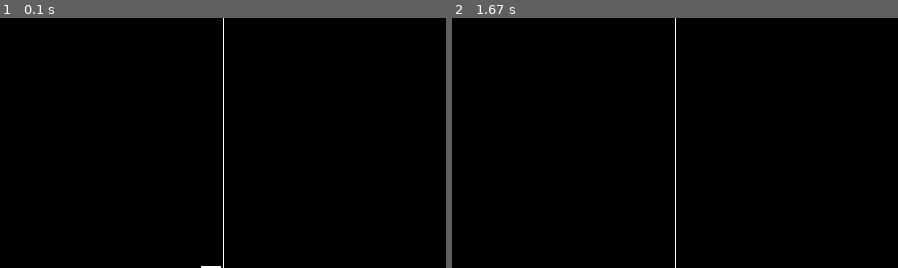
Above: before the commit, frames 1-2 (left to right).
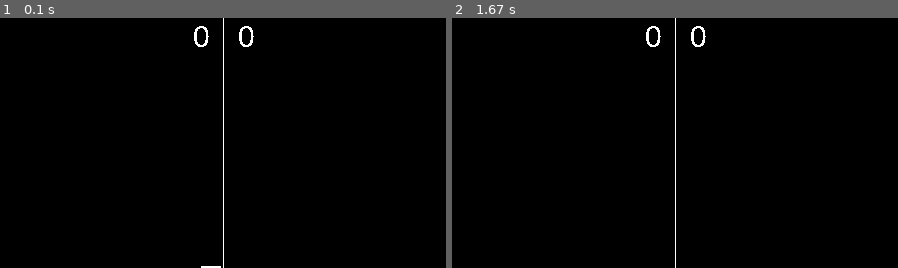
Above: after the commit, the same moments.

Repository: AugustoC3sar/Pong-Pygame
Game: pygame game, started from main.py
Same seed, same stepped clock (60 frames per second), same inputs: the game is played once before the commit and once after it.
Inputs:
- Up to frame 1 (0.1 s): no input
- Up to frame 2 (1.67 s): hold Up 0.33-0.8 s; hold Down 0.83-1.13 s; hold S 0.83-1.13 s; hold Up 1.17-1.53 s; hold W 1.17-1.53 s; hold Down from 1.57 s (still down); hold S from 1.57 s (still down)
The pictures show only the part of the screen within x 25-75%, y 1-51%; the shares and areas given below are measured in that part.

The runs differ from the first frame. In frame 1, 0.2% of the frame differs, in the area x 43-57%, y 3-12%; in frame 2, 0.2%.

Commit message:
Scores display

Diff:
--- a/main.py
+++ b/main.py
@@ -2,6 +2,8 @@
 from pygame.constants import *
 import random
 
+
+pygame.font.init()
 
 WIDTH, HEIGHT = 900, 500
 FPS = 60
@@ -12,6 +14,7 @@
 WHITE = (255,255,255)
 BLACK = (0,0,0)
 DIRECTIONS = ('TOP-RIGHT','BOTTOM-RIGHT','TOP-LEFT','BOTTOM-LEFT')
+MAIN_FONT = pygame.font.SysFont('Helvetica', 30)
 game_speed = 3
 
 
@@ -35,6 +38,7 @@
                 self.draw_ball()
                 self.draw_players()
                 self.draw_line()
+                self.draw_scores()
                 self.get_key()
                 self.__ball.move()
 
@@ -53,6 +57,12 @@
 
     def draw_line(self):
         pygame.draw.line(self.__root, WHITE, (WIDTH/2,0), (WIDTH/2,HEIGHT), 1)
+
+    def draw_scores(self):
+        player1 = MAIN_FONT.render(f'{self.__player1.score}', False, WHITE)
+        player2 = MAIN_FONT.render(f'{self.__player2.score}', False, WHITE)
+        self.__root.blit(player1, ((WIDTH/2)-30, 5))
+        self.__root.blit(player2, ((WIDTH/2)+15, 5))
 
     def get_key(self):
         keys = pygame.key.get_pressed()
